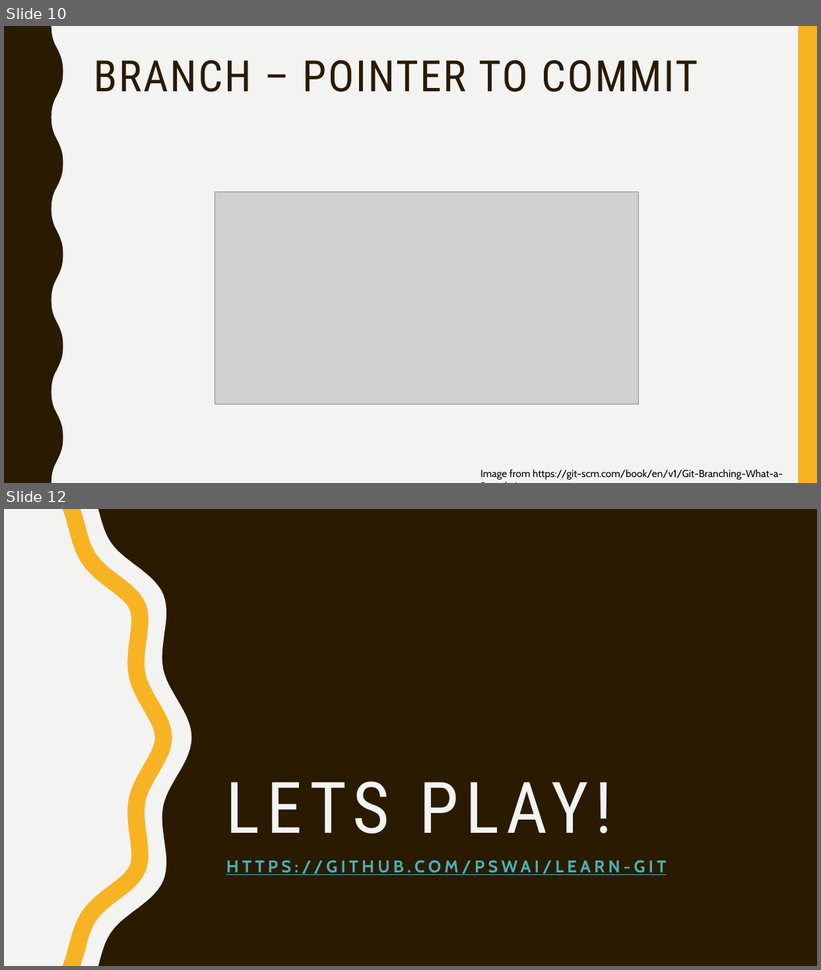
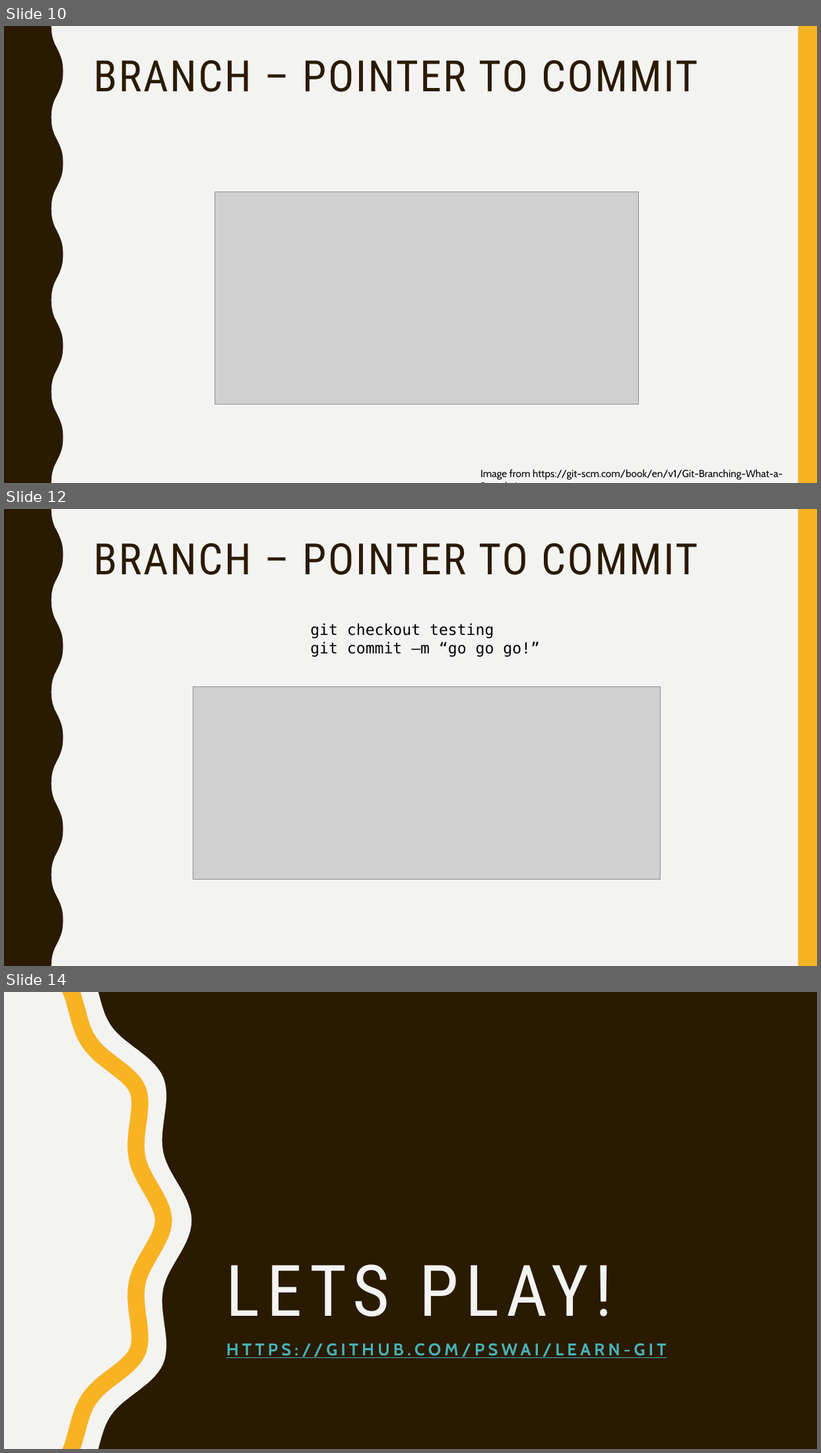
Before and after one commit to pswai/learn-git, a slide deck: learn-git.pptx. Shown one above the other, each under a label of ours: slides 10 and 12 before the commit, slides 10, 12 and 14 after it; the slides between them are not shown. The pictures are 821x970 and 821x1453 pixels, drawn with LibreOffice and Linux fonts; fonts in the diff are those of the drawing; grey boxes stand for pictures. Boxes give left, top, right and bottom in pixels: in the first picture for what was removed or moved away, otherwise in the second. Text is boxed around its words. In the diff, an @@ line names an element or a change of style, - is before the commit and + after.

```diff
--- a/learn-git.pptx
+++ b/learn-git.pptx
@@ slide 12 added at (4, 509, 817, 966), background #F3F3F2; not listed: 2 template elements that a slide beside it also shows @@
@@ title added at (94, 543, 698, 575), 51 pt, text #2A1A00 @@
+BRANCH – POINTER TO COMMIT
@@ text added at (310, 623, 540, 657), 18 pt, text #000000 @@
+git checkout testing
+git commit –m “go go go!”
@@ picture added at (193, 687, 661, 880) @@
@@ what was slide 12 is now slide 14 @@
```
Also in this commit, not shown: 1 slide changed, 1 other slide added.
